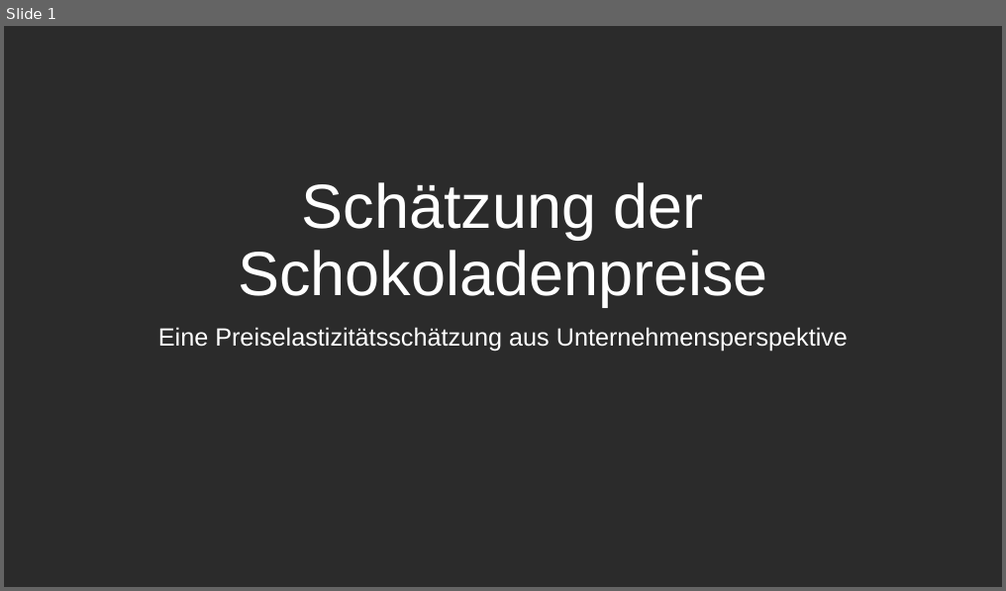
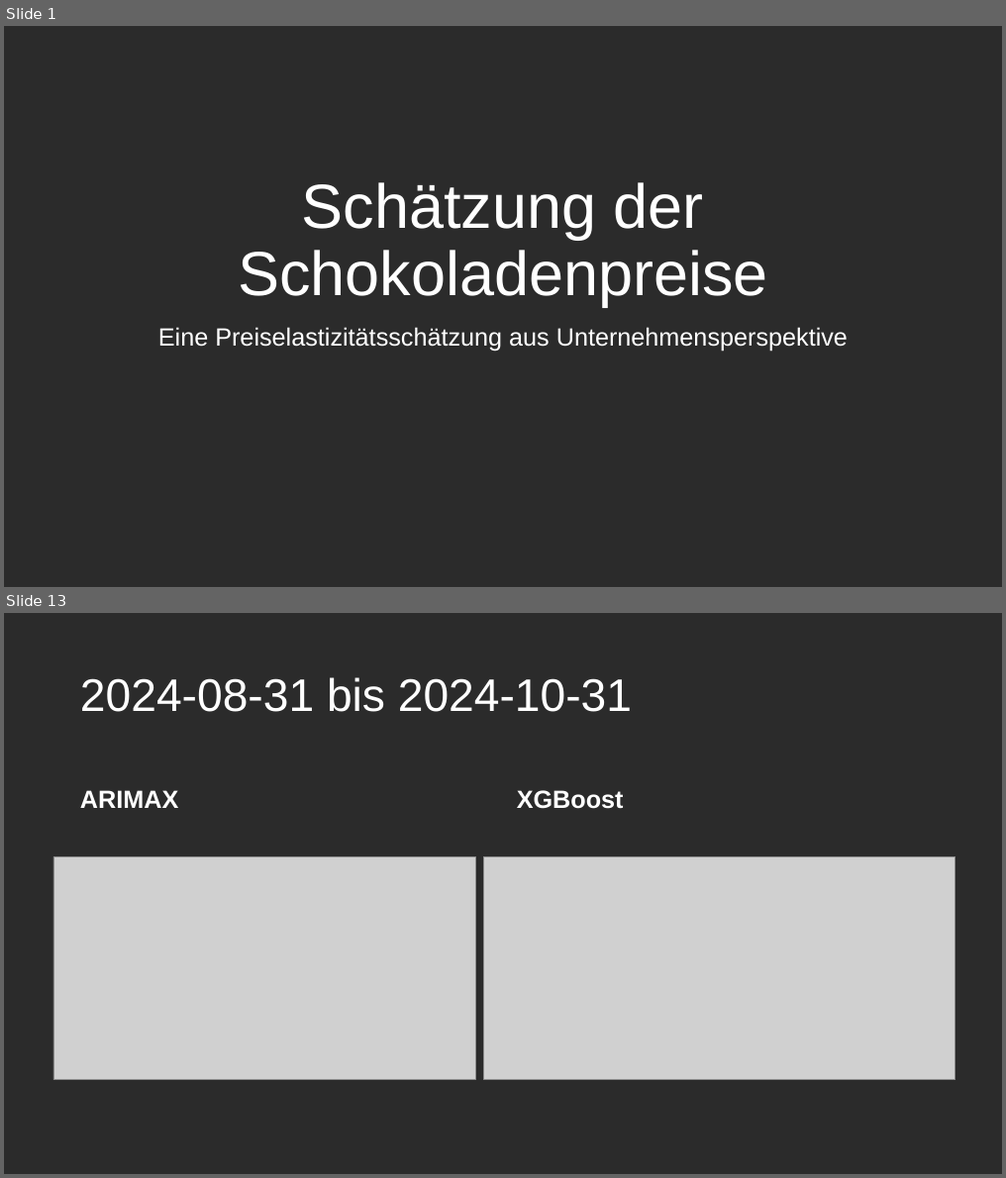
Before and after one commit to salimaabdalla/dpp_projekt_2026, a slide deck: Presentation.pptx. Shown one above the other, each under a label of ours: slide 1 before the commit, slides 1 and 13 after it; the slides between them are not shown. The pictures are 1006x591 and 1006x1178 pixels, drawn with LibreOffice and Linux fonts; fonts in the diff are those of the drawing; grey boxes stand for pictures; background and template pictures are left out; a plain dark background stands for a picture behind light text. Boxes give left, top, right and bottom in pixels: in the first picture for what was removed or moved away, otherwise in the second. Text is boxed around its words. In the diff, an @@ line names an element or a change of style, - is before the commit and + after.

```diff
--- a/Presentation.pptx
+++ b/Presentation.pptx
@@ slide 13 added at (4, 613, 1002, 1174), background picture (left out) @@
@@ title added at (80, 677, 632, 712), 44 pt, text #FFFFFF @@
+2024-08-31 bis 2024-10-31
@@ text added at (80, 790, 178, 808), 24 pt, text #FFFFFF, bold @@
+ARIMAX
@@ text added at (517, 790, 624, 809), 24 pt, text #FFFFFF, bold @@
+XGBoost
@@ picture added at (54, 858, 475, 1080) @@
@@ picture added at (484, 858, 955, 1080) @@
```
Also in this commit, not shown: 10 slides changed, 3 other slides added.
